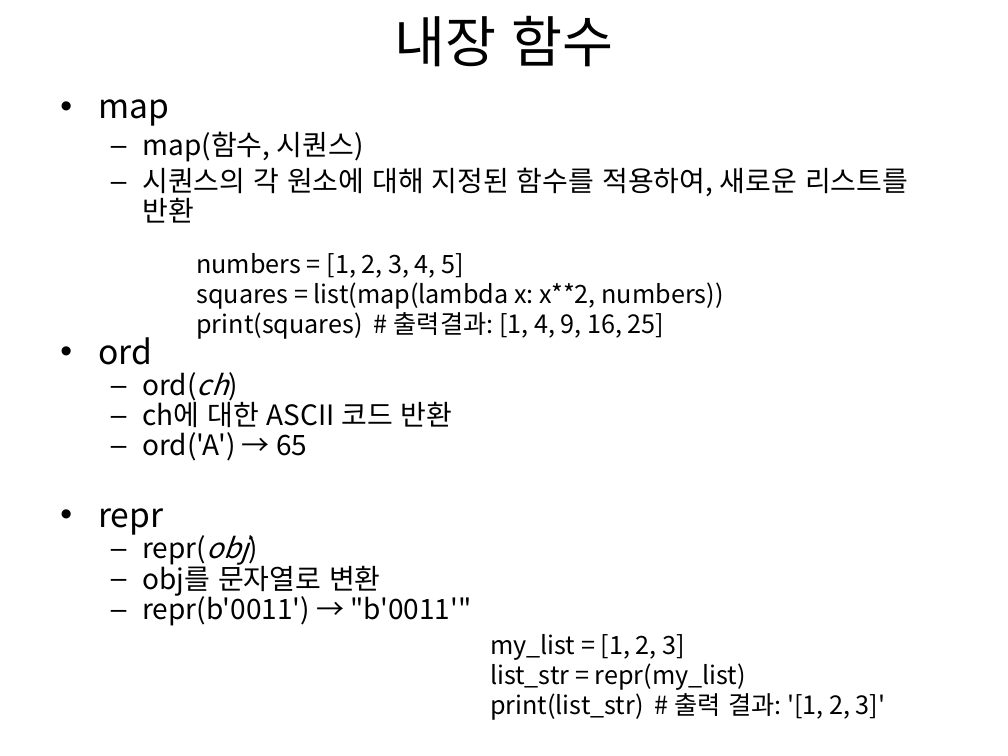
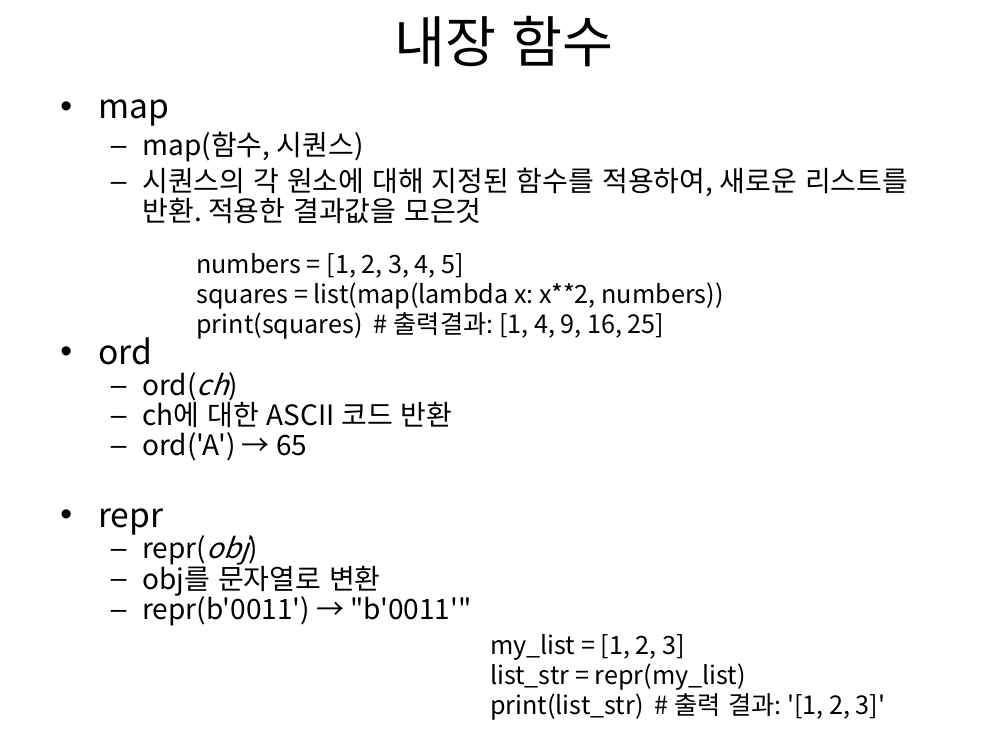
Before and after one commit to MyStraw/python, a slide deck: slide 34 of 파이썬 4.pptx. Drawn at 1008x756 pixels with LibreOffice and Linux fonts; fonts in the diff are those of the drawing. Boxes give left, top, right and bottom in pixels: in the first picture for what was removed or moved away, otherwise in the second. Text is boxed around its words. In the diff, an @@ line names an element or a change of style, - is before the commit and + after.

```diff
--- a/파이썬 4.pptx
+++ b/파이썬 4.pptx
@@ text at (142, 167, 908, 224): text changed @@
-  – 시퀀스의 각 원소에 대해 지정된 함수를 적용하여, 새로운 리스트를 반환
+  – 시퀀스의 각 원소에 대해 지정된 함수를 적용하여, 새로운 리스트를 반환. 적용한 결과값을 모은것
```
Also in this commit, not shown: 1 other slide changed, 3 other files.
